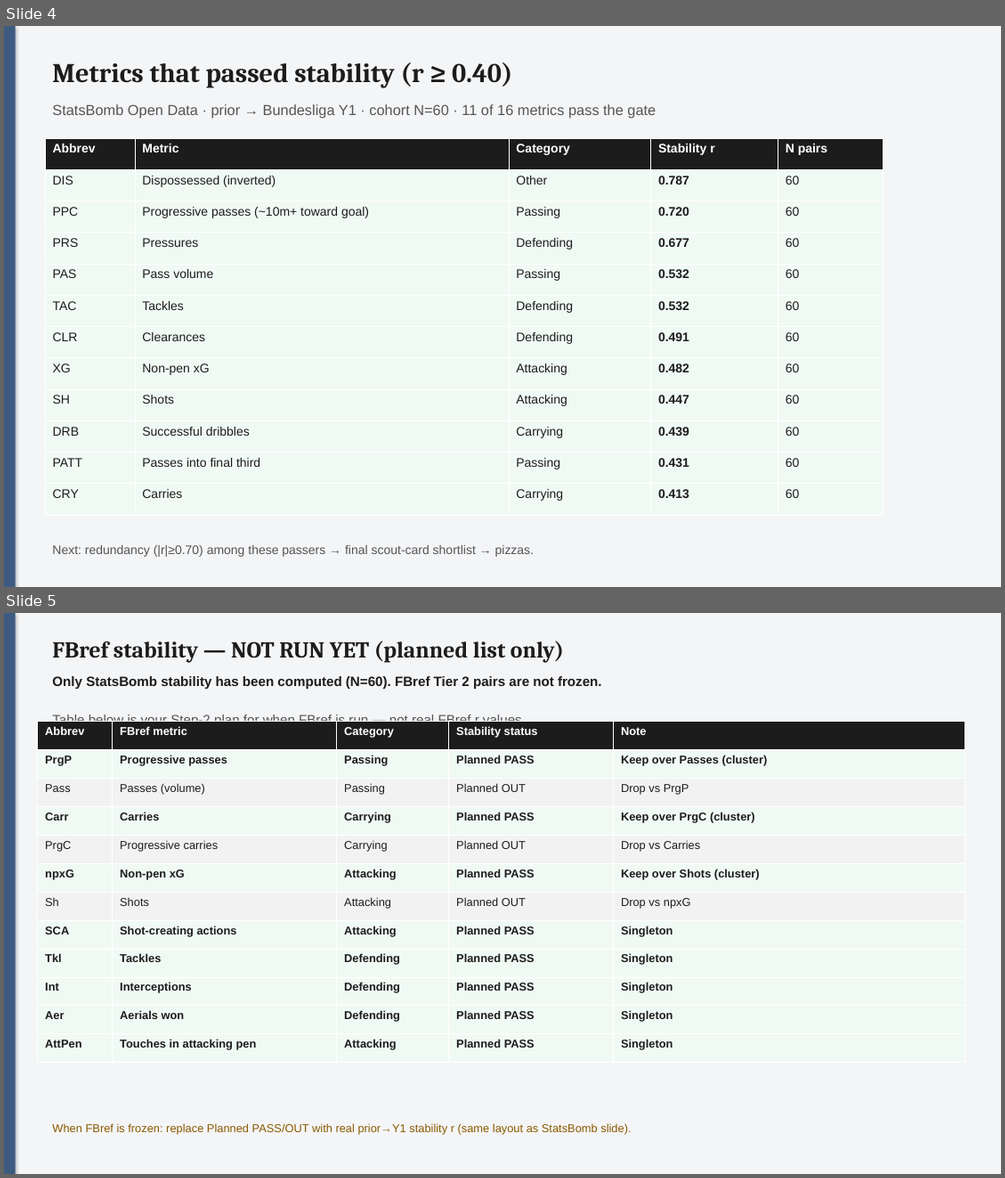
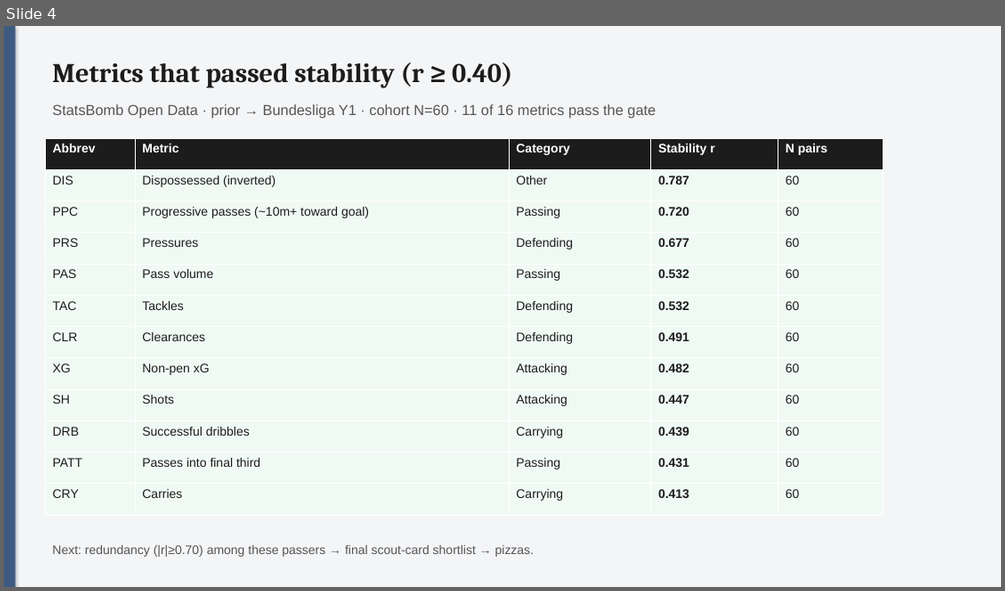
Before and after one commit to colbymorris08/bundesliga-transfer-traits, a slide deck: bundesliga_transfer_traits.pptx. Shown one above the other, each under a label of ours: slides 4 and 5 before the commit, slide 4 after it. The pictures are 1005x1178 and 1005x591 pixels, drawn with LibreOffice and Linux fonts; fonts in the diff are those of the drawing. Boxes give left, top, right and bottom in pixels: in the first picture for what was removed or moved away, otherwise in the second. Text is boxed around its words. In the diff, an @@ line names an element or a change of style, - is before the commit and + after.

Commit message:
Run FBref Big-5 stability (N=117 pairs); update PPT and results.
Prior≥450 / Y1≥450 minutes; 71/103 metrics pass r≥0.40; redundancy auto shortlist written.

```diff
--- a/bundesliga_transfer_traits.pptx
+++ b/bundesliga_transfer_traits.pptx
@@ slide 5 removed at bbox=[4, 613, 1001, 1174], background #FFFFFF @@
@@ rectangle removed at bbox=[4, 613, 1001, 1174] @@
@@ rectangle removed at bbox=[4, 613, 16, 1174] @@
@@ text removed at bbox=[52, 641, 564, 663] @@
-FBref stability — NOT RUN YET (planned list only)
@@ text removed at bbox=[52, 676, 602, 728] @@
-Only StatsBomb stability has been computed (N=60). FBref Tier 2 pairs are not frozen.
-Table below is your Step-2 plan for when FBref is run — not real FBref r values.
@@ table removed at bbox=[38, 722, 965, 1062], 12 rows, 5 columns @@
-Abbrev | FBref metric | Category | Stability status | Note
-PrgP | Progressive passes | Passing | Planned PASS | Keep over Passes (cluster)
-Pass | Passes (volume) | Passing | Planned OUT | Drop vs PrgP
-Carr | Carries | Carrying | Planned PASS | Keep over PrgC (cluster)
-PrgC | Progressive carries | Carrying | Planned OUT | Drop vs Carries
-npxG | Non-pen xG | Attacking | Planned PASS | Keep over Shots (cluster)
-Sh | Shots | Attacking | Planned OUT | Drop vs npxG
-SCA | Shot-creating actions | Attacking | Planned PASS | Singleton
-Tkl | Tackles | Defending | Planned PASS | Singleton
-Int | Interceptions | Defending | Planned PASS | Singleton
-Aer | Aerials won | Defending | Planned PASS | Singleton
-AttPen | Touches in attacking pen | Attacking | Planned PASS | Singleton
@@ text removed at bbox=[52, 1123, 631, 1135] @@
-When FBref is frozen: replace Planned PASS/OUT with real prior→Y1 stability r (same layout as StatsBomb slide).
```
Also in this commit, not shown: 1 slide added, 13 other files.
